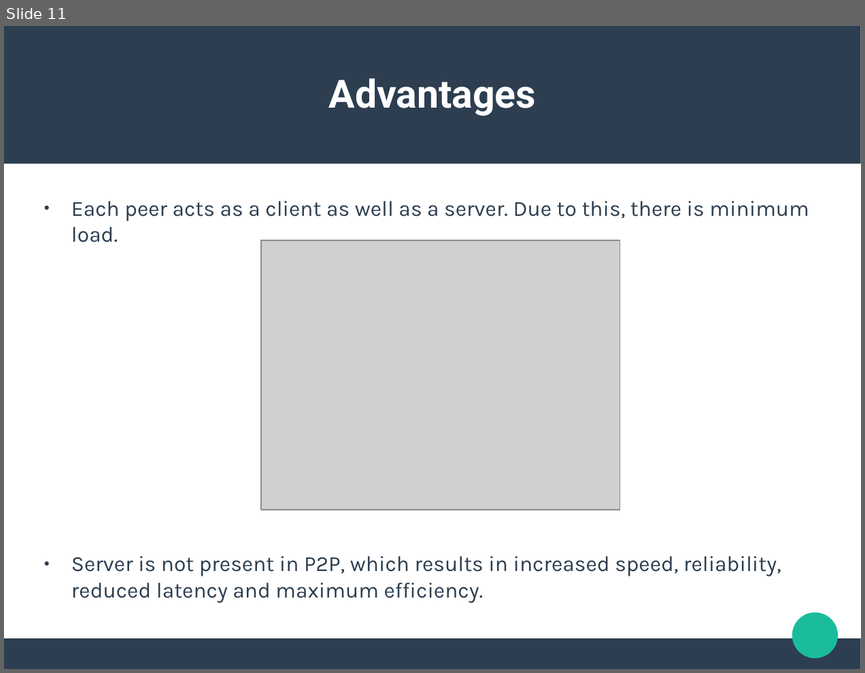
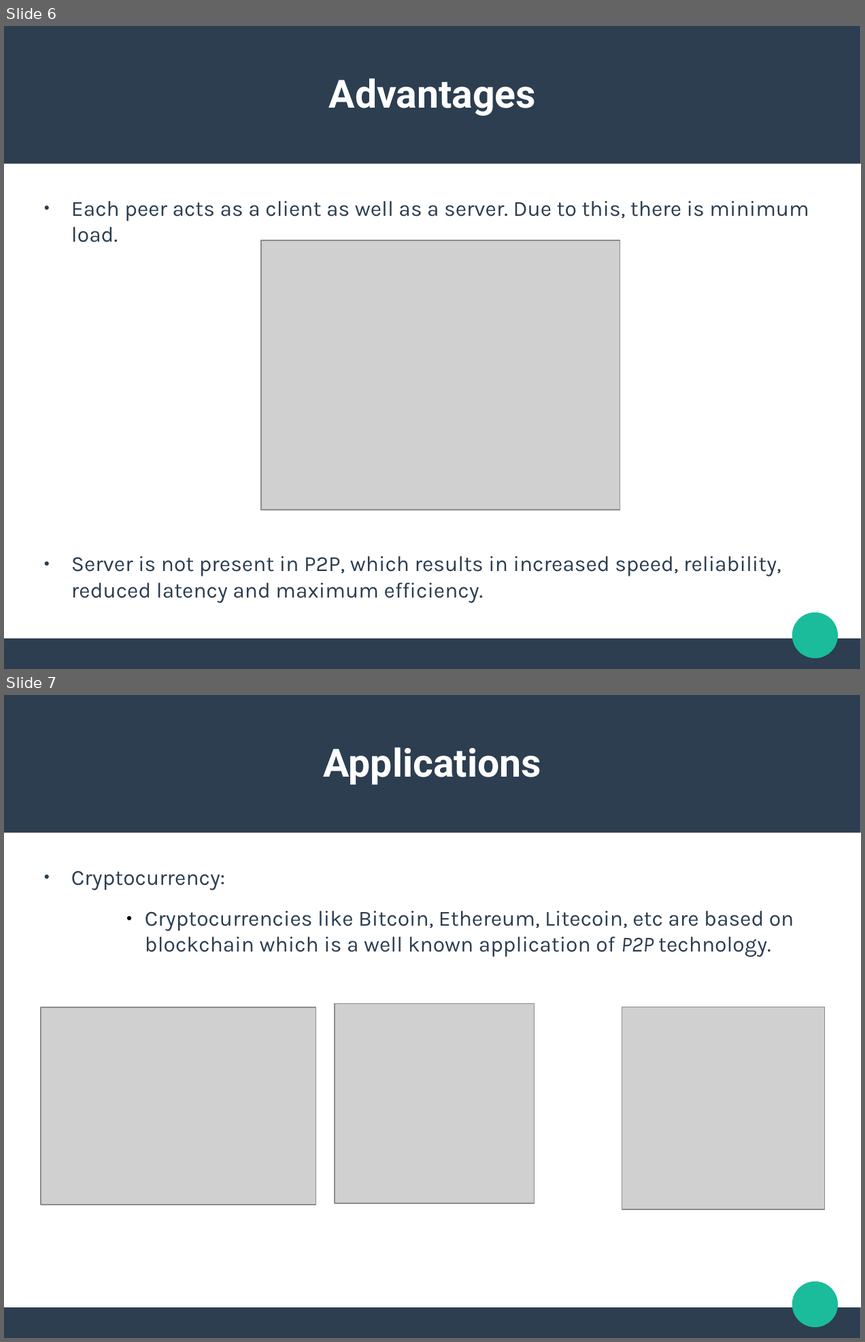
Before and after one commit to ishanjoshi02/TeSeminar, a slide deck: Presentation/Neeraj/Presentation.odp. Shown one above the other, each under a label of ours: slide 11 before the commit, slides 6 and 7 after it. The pictures are 865x673 and 865x1342 pixels, drawn with LibreOffice and Linux fonts; fonts in the diff are those of the drawing; grey boxes stand for pictures. Boxes give left, top, right and bottom in pixels: in the first picture for what was removed or moved away, otherwise in the second. Text is boxed around its words. In the diff, an @@ line names an element or a change of style, - is before the commit and + after.

```diff
--- a/Presentation/Neeraj/Presentation.odp
+++ b/Presentation/Neeraj/Presentation.odp
@@ slide 7 added at (4, 695, 861, 1338), background #FFFFFF; not listed: 3 template elements that a slide beside it also shows @@
@@ text added at (324, 747, 541, 785), 36 pt, text #FFFFFF, bold @@
+Applications
@@ text added at (71, 870, 794, 957), 20 pt, text #2C3E50 @@
+● Cryptocurrency:
+          ● Cryptocurrencies like Bitcoin, Ethereum, Litecoin, etc are based on blockchain which is a well known application of P2P technology.
@@ picture added at (41, 1008, 315, 1205) @@
@@ picture added at (334, 1004, 534, 1204) @@
@@ picture added at (622, 1006, 824, 1209) @@
@@ what was slide 11 is now slide 6 @@
```
Also in this commit, not shown: 5 slides changed, 2 other slides added, 1 slide removed, 8 other files.
